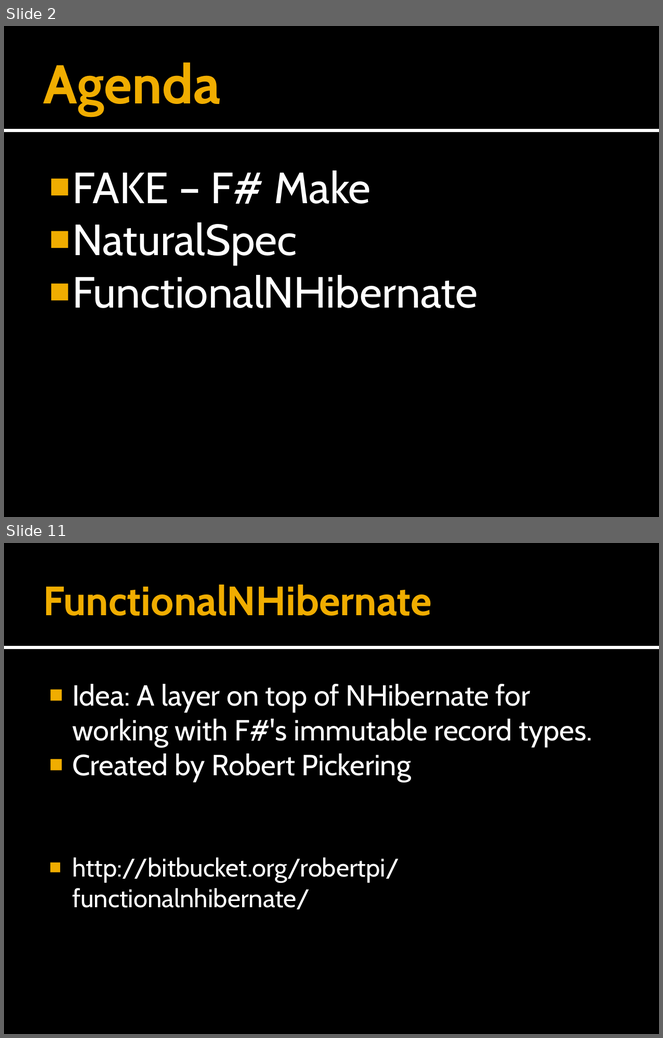
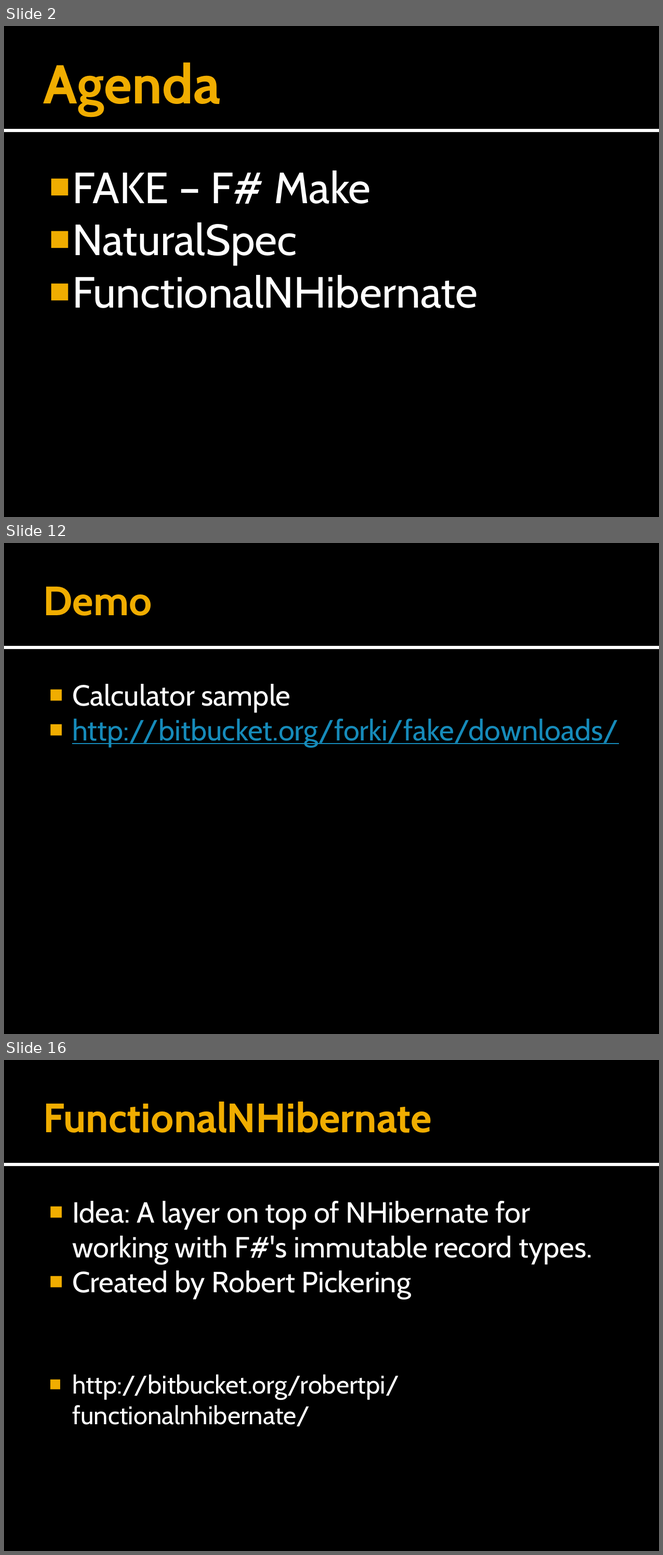
Before and after one commit to forki/TechEdTalk, a slide deck: Meeting.pptx. Shown one above the other, each under a label of ours: slides 2 and 11 before the commit, slides 2, 12 and 16 after it; the slides between them are not shown. The pictures are 663x1038 and 663x1555 pixels, drawn with LibreOffice and Linux fonts; fonts in the diff are those of the drawing. Boxes give left, top, right and bottom in pixels: in the first picture for what was removed or moved away, otherwise in the second. Text is boxed around its words. In the diff, an @@ line names an element or a change of style, - is before the commit and + after.

```diff
--- a/Meeting.pptx
+++ b/Meeting.pptx
@@ slide 12 added at (4, 543, 659, 1034), background #000000; not listed: 2 template elements that a slide beside it also shows @@
@@ title added at (44, 587, 152, 616), 45 pt, text #F0AD00, bold @@
+Demo
@@ text added at (72, 684, 619, 747), 32 pt, text #168BBA, underline @@
+■ Calculator sample
+■ http://bitbucket.org/forki/fake/downloads/
@@ what was slide 11 is now slide 16 @@
```
Also in this commit, not shown: 9 slides changed, 5 other slides added.
